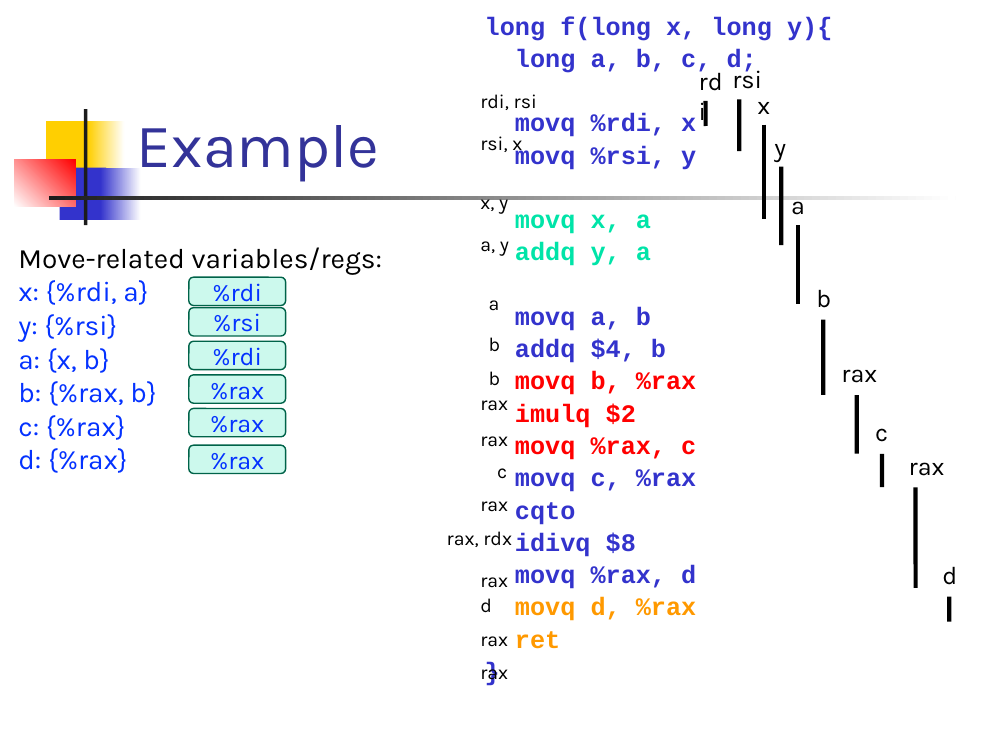
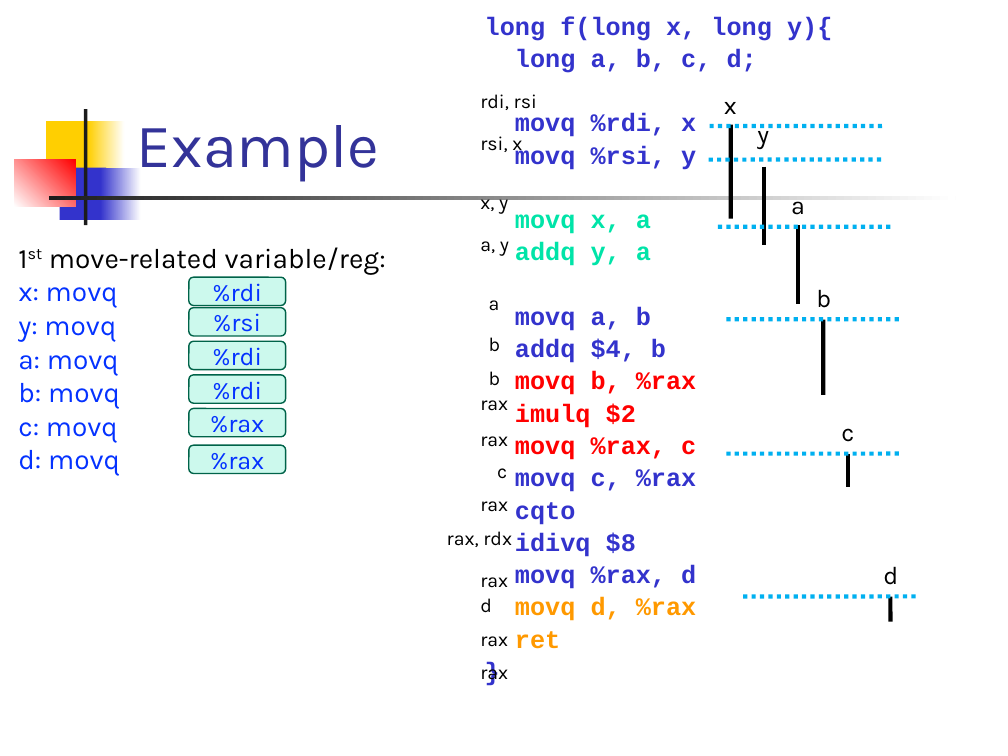
Before and after one commit to csslab-ustc/csslab-ustc.github.io, a slide deck: slide 50 of courses/compiler/slides/lec19-reg-alloc-linear.pptx (slide 37 before the commit). Drawn at 1008x756 pixels with LibreOffice and Linux fonts; fonts in the diff are those of the drawing. Boxes give left, top, right and bottom in pixels: in the first picture for what was removed or moved away, otherwise in the second. Text is boxed around its words. In the diff, an @@ line names an element or a change of style, - is before the commit and + after.

```diff
--- a/courses/compiler/slides/lec19-reg-alloc-linear.pptx
+++ b/courses/compiler/slides/lec19-reg-alloc-linear.pptx
@@ text removed at (x1=732, y1=66, x2=762, y2=89) @@
-rsi
@@ line removed from (706, 101) to (706, 126) @@
@@ line removed from (739, 100) to (739, 151) @@
@@ text "y" rewrapped from (x1=774, y1=144, x2=786, y2=162) to (x1=757, y1=124, x2=769, y2=149) @@
@@ line added from (882, 126) to (707, 126), #00B0F0 3 pt dashed @@
@@ line added from (881, 159) to (706, 159), #00B0F0 3 pt dashed @@
@@ line moved from (781, 166) - (781, 245) to (764, 166) - (764, 245) @@
@@ line added from (890, 227) to (715, 227), #00B0F0 3 pt dashed @@
@@ text at (x1=18, y1=247, x2=386, y2=476): text changed @@
-Move-related variables/regs:
-x: {%rdi, a}
-y: {%rsi}
-a: {x, b}
-b: {%rax, b}
-c: {%rax}
-d: {%rax}
+1st move-related variable/reg:
+x: movq
+y: movq
+a: movq
+b: movq
+c: movq
+d: movq
@@ line added from (899, 320) to (724, 320), #00B0F0 3 pt dashed @@
@@ text in rounded rectangle at (x1=212, y1=381, x2=262, y2=405): text changed @@
-%rax
+%rdi
@@ text removed at (x1=841, y1=369, x2=877, y2=383) @@
-rax
@@ line removed from (857, 395) to (857, 454) @@
@@ line added from (899, 454) to (724, 454), #00B0F0 3 pt dashed @@
@@ 2 texts, 2 lines moved together from (x1=757, y1=102, x2=888, y2=487) to (x1=724, y1=102, x2=854, y2=487) @@
@@ text removed at (x1=909, y1=462, x2=945, y2=476) @@
-rax
@@ line removed from (915, 488) to (915, 588) @@
@@ text "d" moved from (x1=942, y1=566, x2=957, y2=585) to (x1=883, y1=566, x2=898, y2=585) @@
@@ line added from (915, 597) to (740, 597), #00B0F0 3 pt dashed @@
@@ line moved from (950, 597) - (950, 622) to (890, 597) - (890, 622) @@
```
Also in this commit, not shown: 15 other slides changed, 14 slides added, 6 other files.
